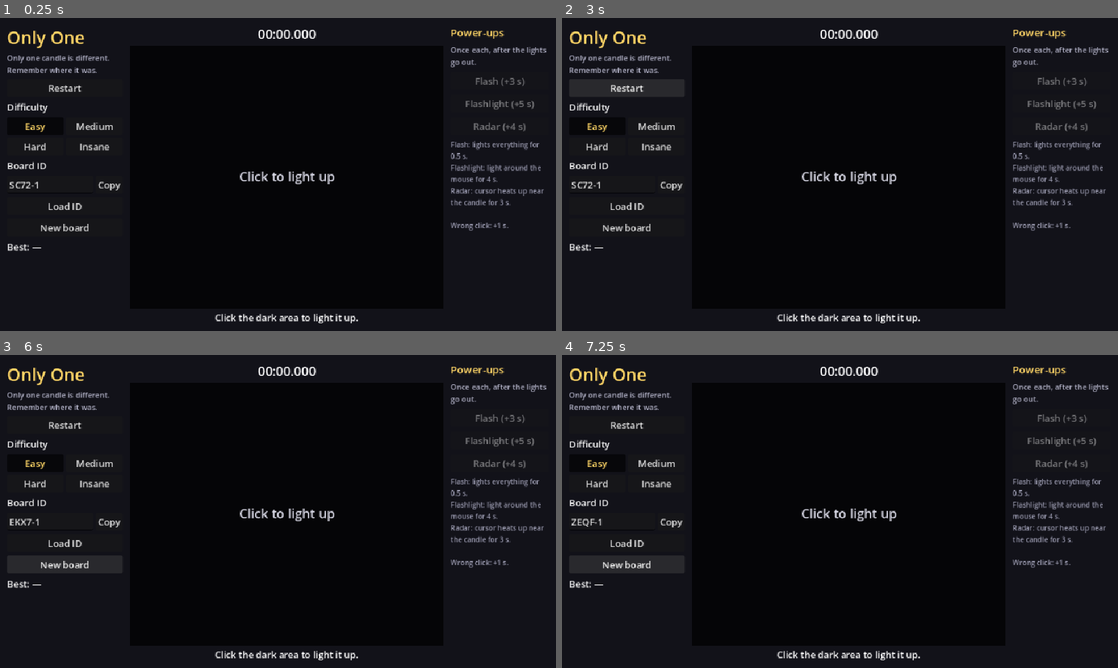
Above: before the commit, frames 1-4 (two rows, left to right).
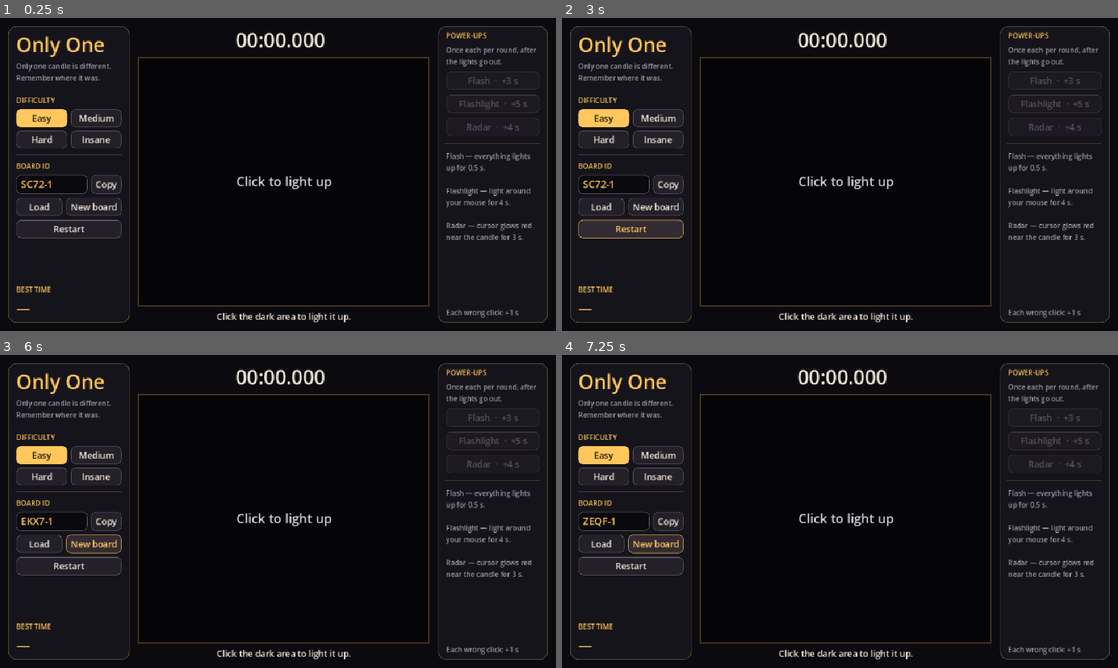
Above: after the commit, the same moments.

Repository: samhk222/samuca-game-jam
Game: Godot game, scene res://scenes/main.tscn
Two runs of this game, one before a commit and one after it. Both use one fixed random seed, a clock stepped at 60 frames per second and the inputs below.
Inputs:
- Up to frame 1 (0.25 s): no input
- Up to frame 2 (3 s): click "Restart" at 0.5 s; click "Copy" at 1.25 s; click "Load ID" (after the commit: "Load") at 2 s; click "Restart" at 2.75 s
- Up to frame 3 (6 s): click "Restart" at 3.5 s; click "Easy" at 4.25 s; click "Easy" at 5 s; click "New board" at 5.75 s
- Up to frame 4 (7.25 s): click "New board" at 6.5 s

The runs differ from the first frame. In frame 1, 9.4% of the frame differs, in the area x 1-99%, y 2-98%; in frame 2, 10%; in frame 3, 9.8%; in frame 4, 9.8%.

Commit message:
feat: candle-lit UI theme with styled panels, buttons and clock
Co-Authored-By: Claude Opus 5.5 <noreply@anthropic.com>

Diff:
--- a/scenes/main.tscn
+++ b/scenes/main.tscn
@@ -20,7 +20,7 @@
 grow_horizontal = 2
 grow_vertical = 2
 mouse_filter = 2
-color = Color(0.07, 0.07, 0.1, 1)
+color = Color(0.045, 0.04, 0.06, 1)
 
 [node name="Margin" type="MarginContainer" parent="."]
 layout_mode = 1
@@ -29,140 +29,209 @@
 anchor_bottom = 1.0
 grow_horizontal = 2
 grow_vertical = 2
-theme_override_constants/margin_left = 12
-theme_override_constants/margin_top = 12
-theme_override_constants/margin_right = 12
-theme_override_constants/margin_bottom = 12
+theme_override_constants/margin_left = 14
+theme_override_constants/margin_top = 14
+theme_override_constants/margin_right = 14
+theme_override_constants/margin_bottom = 14
 
 [node name="Columns" type="HBoxContainer" parent="Margin"]
 layout_mode = 2
-theme_override_constants/separation = 12
-
-[node name="Left" type="VBoxContainer" parent="Margin/Columns"]
-custom_minimum_size = Vector2(200, 0)
-layout_mode = 2
-theme_override_constants/separation = 6
-
-[node name="Title" type="Label" parent="Margin/Columns/Left"]
-layout_mode = 2
-theme_override_colors/font_color = Color(1, 0.84, 0.4, 1)
-theme_override_font_sizes/font_size = 30
+theme_override_constants/separation = 14
+
+[node name="Left" type="PanelContainer" parent="Margin/Columns"]
+custom_minimum_size = Vector2(210, 0)
+layout_mode = 2
+
+[node name="VBox" type="VBoxContainer" parent="Margin/Columns/Left"]
+layout_mode = 2
+theme_override_constants/separation = 6
+
+[node name="Title" type="Label" parent="Margin/Columns/Left/VBox"]
+layout_mode = 2
+theme_type_variation = &"Title"
 text = "Only One"
 
-[node name="Tagline" type="Label" parent="Margin/Columns/Left"]
-layout_mode = 2
-theme_override_colors/font_color = Color(0.7, 0.7, 0.78, 1)
-theme_override_font_sizes/font_size = 13
+[node name="Tagline" type="Label" parent="Margin/Columns/Left/VBox"]
+layout_mode = 2
+theme_type_variation = &"Muted"
 text = "Only one candle is different. Remember where it was."
 autowrap_mode = 3
 
-[node name="RestartButton" type="Button" parent="Margin/Columns/Left"]
-layout_mode = 2
+[node name="Sep1" type="HSeparator" parent="Margin/Columns/Left/VBox"]
+layout_mode = 2
+
+[node name="DifficultyHeader" type="Label" parent="Margin/Columns/Left/VBox"]
+layout_mode = 2
+theme_type_variation = &"Header"
+text = "DIFFICULTY"
+
+[node name="LevelButtons" type="GridContainer" parent="Margin/Columns/Left/VBox"]
+unique_name_in_owner = true
+layout_mode = 2
+theme_override_constants/h_separation = 6
+theme_override_constants/v_separation = 6
+columns = 2
+
+[node name="Sep2" type="HSeparator" parent="Margin/Columns/Left/VBox"]
+layout_mode = 2
+
+[node name="BoardHeader" type="Label" parent="Margin/Columns/Left/VBox"]
+layout_mode = 2
+theme_type_variation = &"Header"
+text = "BOARD ID"
+
+[node name="IdRow" type="HBoxContainer" parent="Margin/Columns/Left/VBox"]
+layout_mode = 2
+theme_override_constants/separation = 6
+
+[node name="IdEdit" type="LineEdit" parent="Margin/Columns/Left/VBox/IdRow"]
+unique_name_in_owner = true
+layout_mode = 2
+size_flags_horizontal = 3
+max_length = 8
+
+[node name="CopyButton" type="Button" parent="Margin/Columns/Left/VBox/IdRow"]
+unique_name_in_owner = true
+layout_mode = 2
+tooltip_text = "Copy the board ID to share it."
+text = "Copy"
+
+[node name="IdButtons" type="HBoxContainer" parent="Margin/Columns/Left/VBox"]
+layout_mode = 2
+theme_override_constants/separation = 6
+
+[node name="LoadButton" type="Button" parent="Margin/Columns/Left/VBox/IdButtons"]
+unique_name_in_owner = true
+layout_mode = 2
+size_flags_horizontal = 3
+tooltip_text = "Play the board ID typed above."
+text = "Load"
+
+[node name="NewButton" type="Button" parent="Margin/Columns/Left/VBox/IdButtons"]
+unique_name_in_owner = true
+layout_mode = 2
+size_flags_horizontal = 3
+tooltip_text = "Generate a brand new board."
+text = "New board"
+
+[node name="IdError" type="Label" parent="Margin/Columns/Left/VBox"]
+unique_name_in_owner = true
+visible = false
+layout_mode = 2
+theme_type_variation = &"Error"
+text = "Invalid ID"
+
+[node name="RestartButton" type="Button" parent="Margin/Columns/Left/VBox"]
+unique_name_in_owner = true
+layout_mode = 2
+tooltip_text = "Play this same board again."
 text = "Restart"
 
-[node name="LevelLabel" type="Label" parent="Margin/Columns/Left"]
-layout_mode = 2
-text = "Difficulty"
-
-[node name="LevelButtons" type="GridContainer" parent="Margin/Columns/Left"]
-layout_mode = 2
-columns = 2
-
-[node name="IdLabel" type="Label" parent="Margin/Columns/Left"]
-layout_mode = 2
-text = "Board ID"
-
-[node name="IdRow" type="HBoxContainer" parent="Margin/Columns/Left"]
-layout_mode = 2
-
-[node name="IdEdit" type="LineEdit" parent="Margin/Columns/Left/IdRow"]
-layout_mode = 2
-size_flags_horizontal = 3
-max_length = 8
-
-[node name="CopyButton" type="Button" parent="Margin/Columns/Left/IdRow"]
-layout_mode = 2
-text = "Copy"
-
-[node name="LoadButton" type="Button" parent="Margin/Columns/Left"]
-layout_mode = 2
-text = "Load ID"
-
-[node name="NewButton" type="Button" parent="Margin/Columns/Left"]
-layout_mode = 2
-text = "New board"
-
-[node name="IdError" type="Label" parent="Margin/Columns/Left"]
-visible = false
-layout_mode = 2
-theme_override_colors/font_color = Color(1, 0.4, 0.35, 1)
-text = "Invalid ID"
-
-[node name="RecordLabel" type="Label" parent="Margin/Columns/Left"]
-layout_mode = 2
-text = "Best: —"
+[node name="Spacer" type="Control" parent="Margin/Columns/Left/VBox"]
+layout_mode = 2
+size_flags_vertical = 3
+
+[node name="BestHeader" type="Label" parent="Margin/Columns/Left/VBox"]
+layout_mode = 2
+theme_type_variation = &"Header"
+text = "BEST TIME"
+
+[node name="RecordLabel" type="Label" parent="Margin/Columns/Left/VBox"]
+unique_name_in_owner = true
+layout_mode = 2
+theme_type_variation = &"BigValue"
+text = "—"
 
 [node name="Center" type="VBoxContainer" parent="Margin/Columns"]
 layout_mode = 2
 size_flags_horizontal = 3
-
-[node name="TimerLabel" type="Label" parent="Margin/Columns/Center"]
-layout_mode = 2
-theme_override_font_sizes/font_size = 22
+theme_override_constants/separation = 6
+
+[node name="ClockRow" type="HBoxContainer" parent="Margin/Columns/Center"]
+layout_mode = 2
+alignment = 1
+theme_override_constants/separation = 10
+
+[node name="TimerLabel" type="Label" parent="Margin/Columns/Center/ClockRow"]
+unique_name_in_owner = true
+layout_mode = 2
+theme_type_variation = &"Clock"
 text = "00:00.000"
-horizontal_alignment = 1
+
+[node name="PenaltyLabel" type="Label" parent="Margin/Columns/Center/ClockRow"]
+unique_name_in_owner = true
+layout_mode = 2
+theme_type_variation = &"Penalty"
+text = ""
 
 [node name="PlayArea" type="Control" parent="Margin/Columns/Center"]
+unique_name_in_owner = true
 layout_mode = 2
 size_flags_vertical = 3
 script = ExtResource("2")
 
 [node name="StatusLabel" type="Label" parent="Margin/Columns/Center"]
+unique_name_in_owner = true
 layout_mode = 2
 text = "Click the dark area to light it up."
 horizontal_alignment = 1
-autowrap_mode = 3
-
-[node name="Right" type="VBoxContainer" parent="Margin/Columns"]
-custom_minimum_size = Vector2(170, 0)
+
+[node name="Right" type="PanelContainer" parent="Margin/Columns"]
+custom_minimum_size = Vector2(190, 0)
+layout_mode = 2
+
+[node name="VBox" type="VBoxContainer" parent="Margin/Columns/Right"]
 layout_mode = 2
 theme_override_constants/separation = 8
 
-[node name="PowerTitle" type="Label" parent="Margin/Columns/Right"]
-layout_mode = 2
-theme_override_colors/font_color = Color(1, 0.84, 0.4, 1)
-theme_override_font_sizes/font_size = 18
-text = "Power-ups"
-
-[node name="PowerHint" type="Label" parent="Margin/Columns/Right"]
-layout_mode = 2
-theme_override_colors/font_color = Color(0.7, 0.7, 0.78, 1)
-theme_override_font_sizes/font_size = 13
-text = "Once each, after the lights go out."
-autowrap_mode = 3
-
-[node name="FlashButton" type="Button" parent="Margin/Columns/Right"]
+[node name="PowerHeader" type="Label" parent="Margin/Columns/Right/VBox"]
+layout_mode = 2
+theme_type_variation = &"Header"
+text = "POWER-UPS"
+
+[node name="PowerHint" type="Label" parent="Margin/Columns/Right/VBox"]
+layout_mode = 2
+theme_type_variation = &"Muted"
+text = "Once each per round, after the lights go out."
+autowrap_mode = 3
+
+[node name="FlashButton" type="Button" parent="Margin/Columns/Right/VBox"]
+unique_name_in_owner = true
 layout_mode = 2
 tooltip_text = "Lights everything up for half a second."
-text = "Flash (+3 s)"
-
-[node name="LanternButton" type="Button" parent="Margin/Columns/Right"]
+text = "Flash  ·  +3 s"
+
+[node name="LanternButton" type="Button" parent="Margin/Columns/Right/VBox"]
+unique_name_in_owner = true
 layout_mode = 2
 tooltip_text = "A light follows your mouse for 4 seconds."
-text = "Flashlight (+5 s)"
-
-[node name="RadarButton" type="Button" parent="Margin/Columns/Right"]
+text = "Flashlight  ·  +5 s"
+
+[node name="RadarButton" type="Button" parent="Margin/Columns/Right/VBox"]
+unique_name_in_owner = true
 layout_mode = 2
 tooltip_text = "For 3 seconds your cursor turns red near the candle and blue far away."
-text = "Radar (+4 s)"
-
-[node name="PowerHelp" type="Label" parent="Margin/Columns/Right"]
-layout_mode = 2
-theme_override_colors/font_color = Color(0.6, 0.6, 0.68, 1)
-theme_override_font_sizes/font_size = 12
-text = "Flash: lights everything for 0.5 s.
-Flashlight: light around the mouse for 4 s.
-Radar: cursor heats up near the candle for 3 s.
-
-Wrong click: +1 s."
-autowrap_mode = 3
+text = "Radar  ·  +4 s"
+
+[node name="Sep" type="HSeparator" parent="Margin/Columns/Right/VBox"]
+layout_mode = 2
+
+[node name="PowerHelp" type="Label" parent="Margin/Columns/Right/VBox"]
+layout_mode = 2
+theme_type_variation = &"Muted"
+text = "Flash — everything lights up for 0.5 s.
+
+Flashlight — light around your mouse for 4 s.
+
+Radar — cursor glows red near the candle for 3 s."
+autowrap_mode = 3
+
+[node name="Spacer" type="Control" parent="Margin/Columns/Right/VBox"]
+layout_mode = 2
+size_flags_vertical = 3
+
+[node name="MissHint" type="Label" parent="Margin/Columns/Right/VBox"]
+layout_mode = 2
+theme_type_variation = &"Muted"
+text = "Each wrong click: +1 s"
+autowrap_mode = 3
--- a/scripts/game/play_area.gd
+++ b/scripts/game/play_area.gd
@@ -15,6 +15,7 @@
 const MISS_MARK_TIME := 0.4
 const BACKGROUND := Color(0.02, 0.02, 0.03)
 const LIT_BACKGROUND := Color(0.1, 0.07, 0.05)
+const FRAME := Color(1.0, 0.78, 0.36, 0.25)
 
 var state: RoundState
 ## Power-up id -> seconds of effect left.
@@ -93,6 +94,7 @@
 
 	if phase == RoundState.Phase.WAITING:
 		_draw_centered_text("Click to light up", 22, Color(0.85, 0.85, 0.9))
+		draw_rect(Rect2(Vector2.ONE, size - Vector2.ONE * 2.0), FRAME, false, 2.0)
 		return
 
 	var mouse := get_local_mouse_position()
@@ -128,6 +130,8 @@
 		draw_line(p + Vector2(-7, -7), p + Vector2(7, 7), c, 3.0)
 		draw_line(p + Vector2(-7, 7), p + Vector2(7, -7), c, 3.0)
 
+	draw_rect(Rect2(Vector2.ONE, size - Vector2.ONE * 2.0), FRAME, false, 2.0)
+
 
 func _draw_centered_text(text: String, font_size: int, color: Color) -> void:
 	var font := get_theme_default_font()
--- a/scripts/main.gd
+++ b/scripts/main.gd
@@ -5,32 +5,35 @@
 const Difficulty := preload("res://scripts/game/difficulty.gd")
 const Records := preload("res://scripts/game/records.gd")
 const RoundState := preload("res://scripts/game/round_state.gd")
+const UiTheme := preload("res://scripts/ui_theme.gd")
 
 var records := Records.new()
 var current_seed := 0
 var current_level := 0
 var current_id := ""
 
-@onready var play_area: Control = $Margin/Columns/Center/PlayArea
-@onready var timer_label: Label = $Margin/Columns/Center/TimerLabel
-@onready var status_label: Label = $Margin/Columns/Center/StatusLabel
-@onready var level_buttons: GridContainer = $Margin/Columns/Left/LevelButtons
-@onready var id_edit: LineEdit = $Margin/Columns/Left/IdRow/IdEdit
-@onready var id_error: Label = $Margin/Columns/Left/IdError
-@onready var record_label: Label = $Margin/Columns/Left/RecordLabel
+@onready var play_area: Control = %PlayArea
+@onready var timer_label: Label = %TimerLabel
+@onready var penalty_label: Label = %PenaltyLabel
+@onready var status_label: Label = %StatusLabel
+@onready var level_buttons: GridContainer = %LevelButtons
+@onready var id_edit: LineEdit = %IdEdit
+@onready var id_error: Label = %IdError
+@onready var record_label: Label = %RecordLabel
 @onready var powerup_buttons := {
-	"flash": $Margin/Columns/Right/FlashButton,
-	"lantern": $Margin/Columns/Right/LanternButton,
-	"radar": $Margin/Columns/Right/RadarButton,
+	"flash": %FlashButton,
+	"lantern": %LanternButton,
+	"radar": %RadarButton,
 }
 
 
 func _ready() -> void:
 	randomize()
-	$Margin/Columns/Left/RestartButton.pressed.connect(func(): _load_board(current_seed, current_level))
-	$Margin/Columns/Left/NewButton.pressed.connect(func(): _load_board(BoardId.random_seed(), current_level))
-	$Margin/Columns/Left/LoadButton.pressed.connect(_load_typed_id)
-	$Margin/Columns/Left/IdRow/CopyButton.pressed.connect(func(): DisplayServer.clipboard_set(current_id))
+	theme = UiTheme.build()
+	%RestartButton.pressed.connect(func(): _load_board(current_seed, current_level))
+	%NewButton.pressed.connect(func(): _load_board(BoardId.random_seed(), current_level))
+	%LoadButton.pressed.connect(_load_typed_id)
+	%CopyButton.pressed.connect(func(): DisplayServer.clipboard_set(current_id))
 	id_edit.text_submitted.connect(func(_text): _load_typed_id())
 	var level_group := ButtonGroup.new()
 	for level in Difficulty.LEVEL_NAMES.size():
@@ -39,8 +42,6 @@
 		button.toggle_mode = true
 		button.button_group = level_group
 		button.size_flags_horizontal = Control.SIZE_EXPAND_FILL
-		button.add_theme_color_override("font_pressed_color", Color(1, 0.84, 0.4))
-		button.add_theme_color_override("font_hover_pressed_color", Color(1, 0.84, 0.4))
 		button.pressed.connect(func(): _load_board(current_seed, level))
 		level_buttons.add_child(button)
 	for id in powerup_buttons:
@@ -55,10 +56,8 @@
 	var state: RoundState = play_area.state
 	if state == null:
 		return
-	var text := _format_time(state.total_time())
-	if state.penalty > 0.0:
-		text += "  (penalty +%d s)" % roundi(state.penalty)
-	timer_label.text = text
+	timer_label.text = _format_time(state.total_time())
+	penalty_label.text = "+%d s penalty" % roundi(state.penalty) if state.penalty > 0.0 else ""
 	for id in powerup_buttons:
 		powerup_buttons[id].disabled = state.phase != RoundState.Phase.DARK or state.used.has(id)
 
@@ -70,7 +69,8 @@
 	current_id = BoardId.encode(seed, level)
 	id_edit.text = current_id
 	id_error.visible = false
-	level_buttons.get_child(level).set_pressed_no_signal(true)
+	for button: Button in level_buttons.get_children():
+		button.set_pressed_no_signal(button.get_index() == level)
 	_update_record()
 	play_area.start_round(BoardGenerator.generate(seed, level))
 
@@ -106,7 +106,7 @@
 
 func _update_record() -> void:
 	var best := records.best(current_id)
-	record_label.text = "Best: —" if best < 0.0 else "Best: %s" % _format_time(best)
+	record_label.text = "—" if best < 0.0 else _format_time(best)
 
 
 func _format_time(seconds: float) -> String:
--- /dev/null
+++ b/scripts/ui_theme.gd
@@ -0,0 +1,76 @@
+extends RefCounted
+## Candle-lit UI theme, built in code so there are no binary/theme assets to maintain.
+
+const TEXT := Color(0.93, 0.9, 0.84)
+const MUTED := Color(0.62, 0.6, 0.66)
+const AMBER := Color(1.0, 0.78, 0.36)
+const AMBER_DIM := Color(1.0, 0.78, 0.36, 0.22)
+const INK := Color(0.12, 0.08, 0.04)
+const PANEL := Color(0.085, 0.078, 0.105)
+const BUTTON := Color(0.14, 0.125, 0.165)
+const BUTTON_HOVER := Color(0.2, 0.17, 0.2)
+const DANGER := Color(1.0, 0.45, 0.38)
+
+
+static func build() -> Theme:
+	var theme := Theme.new()
+	theme.default_font_size = 15
+
+	theme.set_stylebox("panel", "PanelContainer", _box(PANEL, 14, AMBER_DIM, 1, 14))
+	theme.set_color("font_color", "Label", TEXT)
+
+	theme.set_stylebox("normal", "Button", _box(BUTTON, 8, Color(1, 1, 1, 0.06), 1, 8))
+	theme.set_stylebox("hover", "Button", _box(BUTTON_HOVER, 8, AMBER.darkened(0.2), 1, 8))
+	theme.set_stylebox("pressed", "Button", _box(AMBER, 8, AMBER, 1, 8))
+	theme.set_stylebox("hover_pressed", "Button", _box(AMBER.lightened(0.1), 8, AMBER, 1, 8))
+	theme.set_stylebox("disabled", "Button", _box(Color(BUTTON, 0.45), 8, Color(1, 1, 1, 0.03), 1, 8))
+	theme.set_stylebox("focus", "Button", StyleBoxEmpty.new())
+	theme.set_color("font_color", "Button", TEXT)
+	theme.set_color("font_hover_color", "Button", AMBER)
+	theme.set_color("font_focus_color", "Button", TEXT)
+	theme.set_color("font_pressed_color", "Button", INK)
+	theme.set_color("font_hover_pressed_color", "Button", INK)
+	theme.set_color("font_disabled_color", "Button", Color(MUTED, 0.45))
+
+	theme.set_stylebox("normal", "LineEdit", _box(Color(0.04, 0.035, 0.05), 8, Color(1, 1, 1, 0.1), 1, 8))
+	theme.set_stylebox("focus", "LineEdit", _box(Color(0, 0, 0, 0), 8, AMBER, 1, 8))
+	theme.set_color("font_color", "LineEdit", AMBER)
+	theme.set_color("caret_color", "LineEdit", AMBER)
+	theme.set_font_size("font_size", "LineEdit", 17)
+
+	var line := StyleBoxLine.new()
+	line.color = AMBER_DIM
+	line.thickness = 1
+	theme.set_stylebox("separator", "HSeparator", line)
+	theme.set_constant("separation", "HSeparator", 10)
+
+	var tooltip := _box(Color(0.06, 0.055, 0.075), 6, AMBER_DIM, 1, 8)
+	theme.set_stylebox("panel", "TooltipPanel", tooltip)
+	theme.set_color("font_color", "TooltipLabel", TEXT)
+
+	_label_variation(theme, "Title", AMBER, 34)
+	_label_variation(theme, "Header", AMBER, 12)
+	_label_variation(theme, "Muted", MUTED, 12)
+	_label_variation(theme, "BigValue", AMBER, 24)
+	_label_variation(theme, "Clock", TEXT, 34)
+	_label_variation(theme, "Penalty", DANGER, 14)
+	_label_variation(theme, "Error", DANGER, 13)
+	return theme
+
+
+static func _box(bg: Color, radius: int, border: Color, border_width: int, padding: int) -> StyleBoxFlat:
+	var box := StyleBoxFlat.new()
+	box.bg_color = bg
+	box.set_corner_radius_all(radius)
+	box.border_color = border
+	box.set_border_width_all(border_width)
+	box.set_content_margin_all(padding)
+	box.content_margin_top = padding * 0.6
+	box.content_margin_bottom = padding * 0.6
+	return box
+
+
+static func _label_variation(theme: Theme, name: String, color: Color, size: int) -> void:
+	theme.set_type_variation(name, "Label")
+	theme.set_color("font_color", name, color)
+	theme.set_font_size("font_size", name, size)
Not shown, added: scripts/ui_theme.gd.uid
